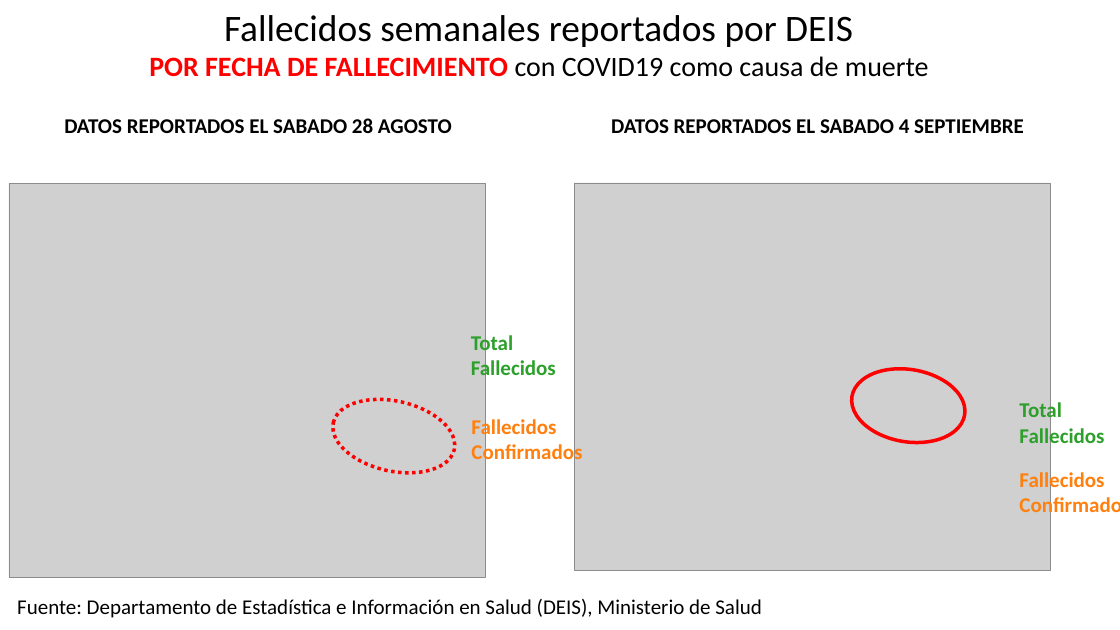
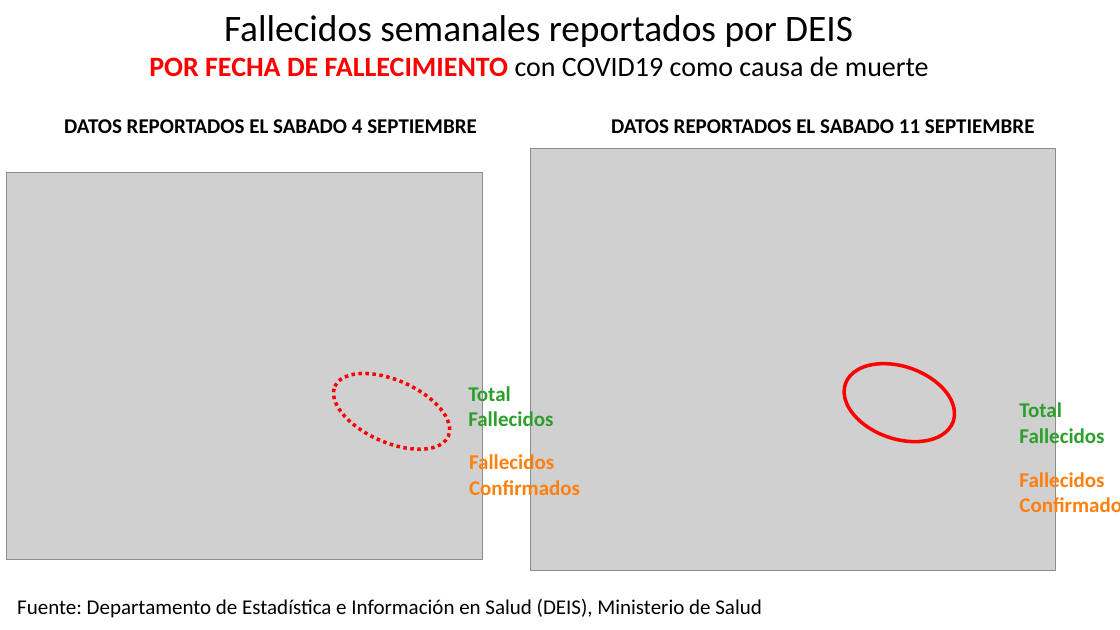
Before and after one commit to dataCovid19CL/capsulasSemanales, a slide deck: slide 9 of DATOS COVID Chile 2021 09 11.pptx. Drawn at 1120x630 pixels with LibreOffice and Linux fonts; fonts in the diff are those of the drawing; grey boxes stand for pictures. Boxes give left, top, right and bottom in pixels: in the first picture for what was removed or moved away, otherwise in the second. Text is boxed around its words. In the diff, an @@ line names an element or a change of style, - is before the commit and + after.

```diff
--- a/DATOS COVID Chile 2021 09 11.pptx
+++ b/DATOS COVID Chile 2021 09 11.pptx
@@ text at (64, 119, 477, 133): text changed @@
-DATOS REPORTADOS EL SABADO 28 AGOSTO
+DATOS REPORTADOS EL SABADO 4 SEPTIEMBRE
@@ text at (611, 119, 1035, 133): text changed @@
-DATOS REPORTADOS EL SABADO 4 SEPTIEMBRE
+DATOS REPORTADOS EL SABADO 11 SEPTIEMBRE
@@ picture added at (530, 149, 1055, 570) @@
@@ picture: place and size @@
-picture at (574, 183, 1050, 571)
+picture at (6, 172, 482, 560)
@@ picture removed at (9, 183, 486, 578) @@
@@ ellipse at (322, 358, 461, 465): rotation 12 to 23 degrees @@
@@ ellipse at (834, 350, 966, 455): rotation 9 to 19 degrees @@
@@ text "Total": place and size @@
-text "Total" at (471, 332, 556, 382)
+text "Total" at (468, 383, 553, 432)
@@ text "Fallecidos": place and size @@
-text "Fallecidos" at (471, 416, 582, 465)
+text "Fallecidos" at (469, 452, 580, 501)
```
Also in this commit, not shown: 14 other slides changed, 3 other files.
